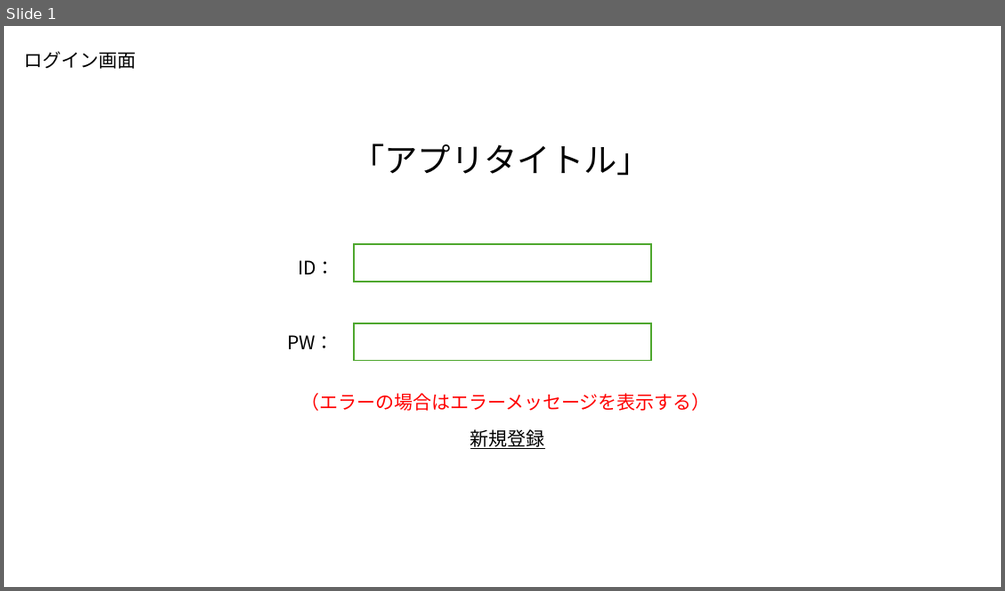
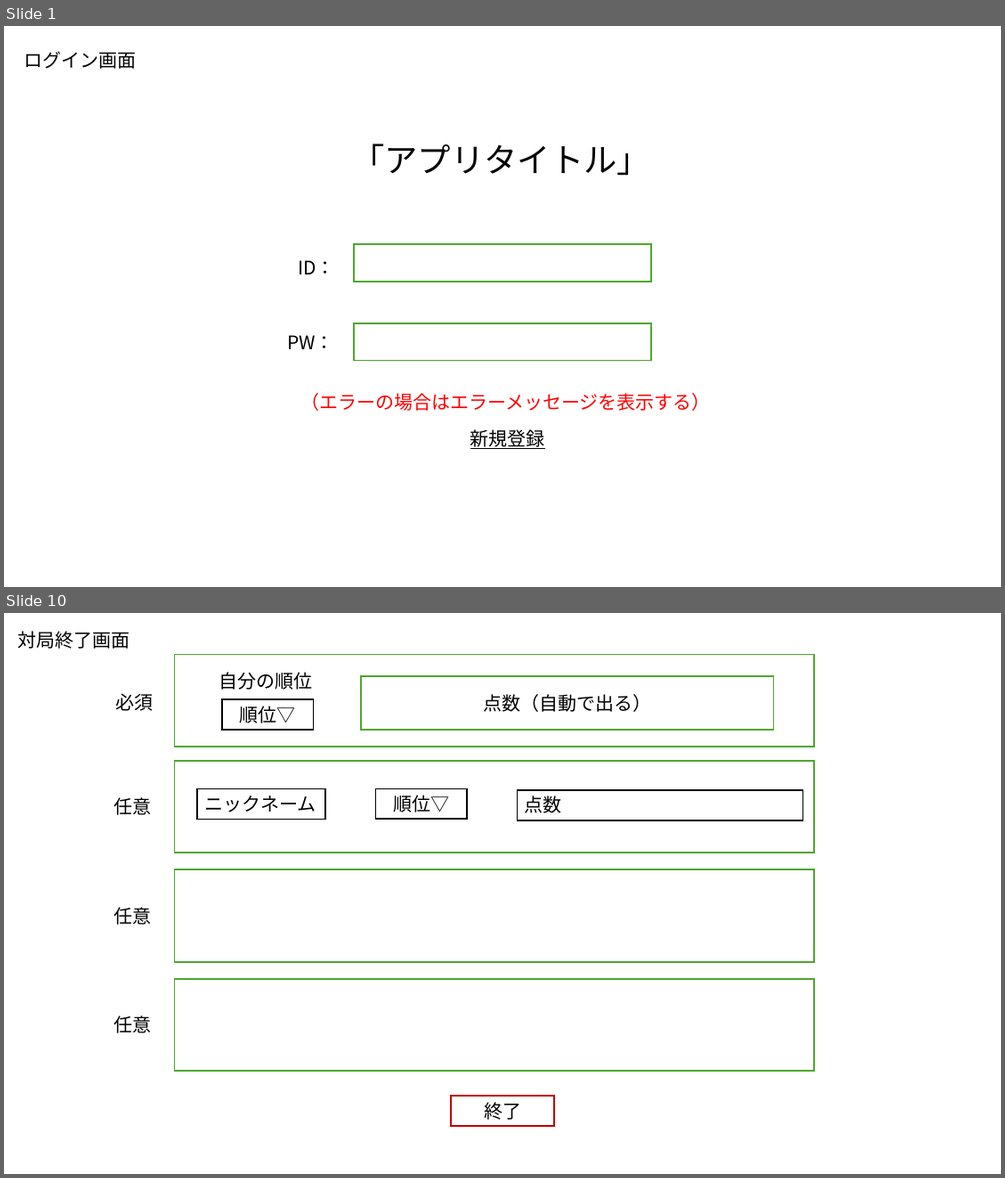
Before and after one commit to plusdojo2024/B5, a slide deck: doc/02_外部設計/外部設計_麻雀アプリ.pptx. Shown one above the other, each under a label of ours: slide 1 before the commit, slides 1 and 10 after it; the slides between them are not shown. The pictures are 1005x591 and 1005x1178 pixels, drawn with LibreOffice and Linux fonts; fonts in the diff are those of the drawing. Boxes give left, top, right and bottom in pixels: in the first picture for what was removed or moved away, otherwise in the second. Text is boxed around its words. In the diff, an @@ line names an element or a change of style, - is before the commit and + after.

```diff
--- a/doc/02_外部設計/外部設計_麻雀アプリ.pptx
+++ b/doc/02_外部設計/外部設計_麻雀アプリ.pptx
@@ slide 10 added at [4,613,1001,1174], background #FFFFFF @@
@@ text added at [18,631,130,649], 18 pt, text #000000 @@
+対局終了画面
@@ rectangle added at [175,654,814,747], fill #FFFFFF, outline #4EA72E 1.5 pt @@
@@ text added at [218,672,312,690], 18 pt, text #000000 @@
+自分の順位
@@ rectangle added at [362,676,774,730], fill #FFFFFF, outline #4EA72E 1.5 pt, 18 pt, text #000000 @@
+点数（自動で出る）
@@ text added at [115,693,153,711], 18 pt, text #000000 @@
+必須
@@ rectangle added at [222,699,314,729], fill #FFFFFF, outline #000000 1.5 pt, 18 pt, text #000000 @@
+順位▽
@@ rectangle added at [175,761,814,852], fill #FFFFFF, outline #4EA72E 1.5 pt @@
@@ text added at [113,797,151,815], 18 pt, text #000000 @@
+任意
@@ rectangle added at [197,788,325,819], fill #FFFFFF, outline #000000 1.5 pt, 18 pt, text #000000 @@
+ニックネーム
@@ rectangle added at [376,788,467,819], fill #FFFFFF, outline #000000 1.5 pt, 18 pt, text #000000 @@
+順位▽
@@ rectangle added at [517,790,802,820], fill #FFFFFF, outline #000000 1.5 pt, 18 pt, text #000000 @@
+点数
@@ rectangle added at [175,869,814,962], fill #FFFFFF, outline #4EA72E 1.5 pt @@
@@ text added at [113,907,151,925], 18 pt, text #000000 @@
+任意
@@ rectangle added at [175,979,814,1070], fill #FFFFFF, outline #4EA72E 1.5 pt @@
@@ text added at [113,1015,151,1033], 18 pt, text #000000 @@
+任意
@@ rectangle added at [451,1096,554,1126], fill #FFFFFF, outline #C00000 1.5 pt, 18 pt, text #000000 @@
+終了
```
Also in this commit, not shown: 3 slides changed, 16 other slides added.
